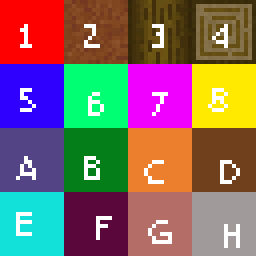
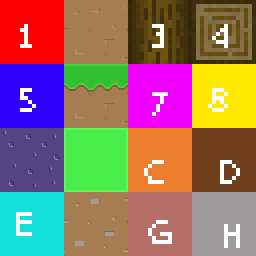
Layers edited between the first and the second w=256, h=256 image:
added layer "bedrock.png" above "GrassMid.png" over box(3, 130, 59, 188)
added layer "GrassMid.png" above "mineral.png" over box(64, 64, 128, 128)
added layer "mineral.png" above "Dirt.png" over box(64, 192, 128, 256)
added layer "Dirt.png" above "Grass.png" over box(64, 0, 128, 64)
added layer "Grass.png" above "test_sheet.png" over box(64, 128, 128, 192)
